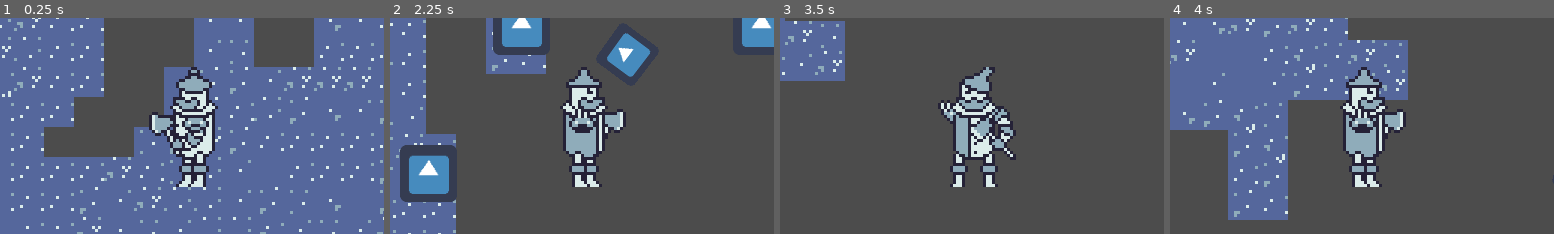
Above: before the commit, frames 1-4 (left to right).
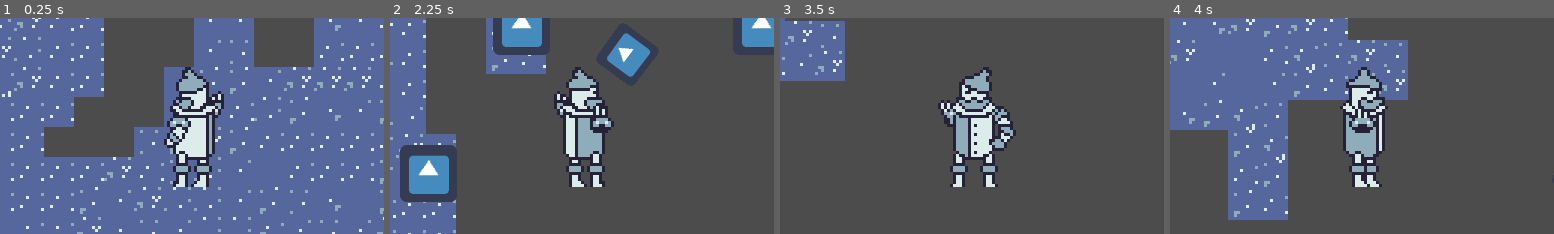
Above: after the commit, the same moments.

Repository: Travh98/GWJ_Jan2023_Heartless
Game: Godot game, scene res://levels/test_level.tscn
The game is run twice, just before and just after one commit, with the same random seed, the same clock (stepped at 60 frames per second) and the same inputs. The engine's default icon, where the game draws it, is replaced by a stand-in: a white triangle on a blue panel in a dark square.
Inputs (mouse positions are % of the whole screen's width and height, from its top left):
- Up to frame 1 (0.25 s): no input
- Up to frame 2 (2.25 s): tap Enter at 0.5 s; move the mouse to (72, 45) at 0.52 s; hold D (right) 0.53-1.28 s; click (72, 45) at 0.6 s; move the mouse to (30, 55) at 1.27 s; hold S (down) 1.28-2.03 s; tap Space (dash) at 1.35 s; move the mouse to (60, 28) at 2.02 s; hold D (right) from 2.03 s (still down); click (60, 28) at 2.1 s
- Up to frame 3 (3.5 s): move the mouse to (45, 70) at 2.77 s; release D (right) at 2.78 s; hold W (up) from 2.78 s (still down); tap Space (dash) at 2.85 s
- Up to frame 4 (4 s): move the mouse to (80, 65) at 3.52 s; release W (up) at 3.53 s; hold A (left) from 3.53 s (still down); click (80, 65) at 3.6 s
The pictures show only the part of the screen within x 25-75%, y 11-61%; the shares and areas given below are measured in that part.

The runs differ from the first frame. In frame 1, 3.6% of the frame differs, in the area x 38-59%, y 22-79%; in frame 2, 3.5%; in frame 3, 0.6%; in frame 4, 0.6%.

Commit message:
add diagonal sprites to player

Diff:
--- a/actors/player_character/player_character.gd
+++ b/actors/player_character/player_character.gd
@@ -1,7 +1,6 @@
 class_name PlayerCharacter
 extends KinematicBody2D
 
-const ANIMATION_DIRECTIONS := {Vector2.RIGHT: "right", Vector2.LEFT: "left", Vector2.UP: "up", Vector2.DOWN: "down"}
 const SPEED := 128
 var temporary_speed
 
@@ -85,16 +84,25 @@
 
 func handle_mouse_direction(mouse_direction: Vector2) -> void:
 	if mouse_direction.x > 0.0:
-		_update_sprite(Vector2.RIGHT)
+		_update_sprite("right")
+	if mouse_direction.y < -0.4 and mouse_direction.x > 0.0:
+		_update_sprite("up_right")
+	if mouse_direction.y < -0.9:
+		_update_sprite("up")
 	if mouse_direction.x < 0.0:
-		_update_sprite(Vector2.LEFT)
-	if mouse_direction.y > 0.85:
-		_update_sprite(Vector2.DOWN)
-	if mouse_direction.y < -0.85:
-		_update_sprite(Vector2.UP)
+		_update_sprite("left")
+	if mouse_direction.y < -0.4 and mouse_direction.x < 0.0:
+		_update_sprite("up_left")
+	if mouse_direction.y > 0.4 and mouse_direction.x < 0.0:
+		_update_sprite("down_left")
+	if mouse_direction.y > 0.4 and mouse_direction.x > 0.0:
+		_update_sprite("down_right")
+	if mouse_direction.y > 0.9:
+		_update_sprite("down")
 
-func _update_sprite(direction: Vector2) -> void:
-	animated_sprite.animation = ANIMATION_DIRECTIONS[direction]
+func _update_sprite(direction: String) -> void:
+	if(animated_sprite.animation != direction):
+		animated_sprite.animation = direction
 
 func axe_attack() -> void:
 	var attack = axe_attack_scene.instance()
--- a/actors/player_character/player_character.tscn
+++ b/actors/player_character/player_character.tscn
@@ -8,23 +8,49 @@
 atlas = ExtResource( 2 )
 region = Rect2( 0, 0, 40, 40 )
 
+[sub_resource type="AtlasTexture" id=14]
+atlas = ExtResource( 2 )
+region = Rect2( 280, 0, 40, 40 )
+
+[sub_resource type="AtlasTexture" id=15]
+atlas = ExtResource( 2 )
+region = Rect2( 40, 0, 40, 40 )
+
 [sub_resource type="AtlasTexture" id=11]
 atlas = ExtResource( 2 )
-region = Rect2( 120, 0, 40, 40 )
+region = Rect2( 240, 0, 40, 40 )
 
 [sub_resource type="AtlasTexture" id=12]
 atlas = ExtResource( 2 )
-region = Rect2( 40, 0, 40, 40 )
+region = Rect2( 80, 0, 40, 40 )
 
-[sub_resource type="AtlasTexture" id=9]
+[sub_resource type="AtlasTexture" id=13]
 atlas = ExtResource( 2 )
-region = Rect2( 80, 0, 40, 40 )
+region = Rect2( 160, 0, 40, 40 )
+
+[sub_resource type="AtlasTexture" id=16]
+atlas = ExtResource( 2 )
+region = Rect2( 200, 0, 40, 40 )
+
+[sub_resource type="AtlasTexture" id=17]
+atlas = ExtResource( 2 )
+region = Rect2( 120, 0, 40, 40 )
 
 [sub_resource type="SpriteFrames" id=5]
 animations = [ {
 "frames": [ SubResource( 10 ) ],
 "loop": true,
 "name": "down",
+"speed": 5.0
+}, {
+"frames": [ SubResource( 14 ) ],
+"loop": true,
+"name": "down_left",
+"speed": 5.0
+}, {
+"frames": [ SubResource( 15 ) ],
+"loop": true,
+"name": "down_right",
 "speed": 5.0
 }, {
 "frames": [ SubResource( 11 ) ],
@@ -37,9 +63,19 @@
 "name": "right",
 "speed": 5.0
 }, {
-"frames": [ SubResource( 9 ) ],
+"frames": [ SubResource( 13 ) ],
 "loop": true,
 "name": "up",
+"speed": 5.0
+}, {
+"frames": [ SubResource( 16 ) ],
+"loop": true,
+"name": "up_left",
+"speed": 5.0
+}, {
+"frames": [ SubResource( 17 ) ],
+"loop": true,
+"name": "up_right",
 "speed": 5.0
 } ]
 
@@ -55,7 +91,7 @@
 position = Vector2( 0, -20 )
 z_index = 1
 frames = SubResource( 5 )
-animation = "left"
+animation = "up_right"
 
 [node name="CollisionShape2D" type="CollisionShape2D" parent="."]
 position = Vector2( 0, -6 )
Not shown, added: Zion's WIP Art/axe_angles.png.import
Binary file changed: actors/player_character/player_character.png
Not shown: 1 places in actors/player_character/player_character.tscn that only renumber resources
